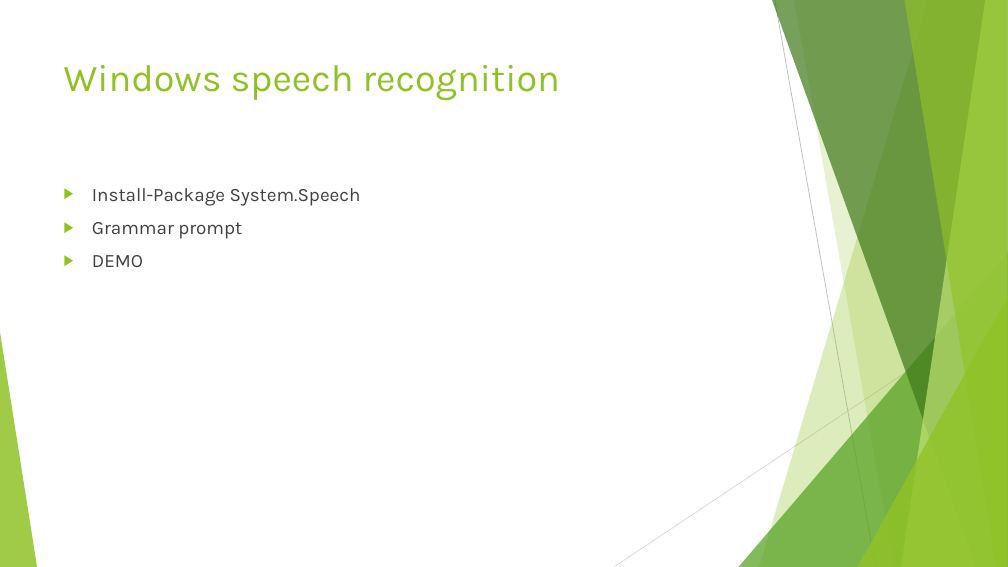
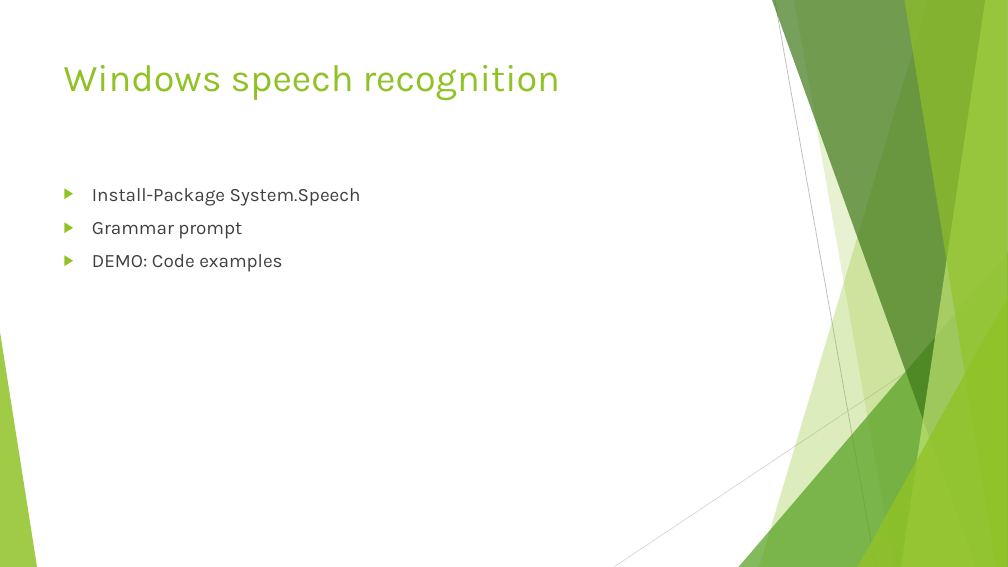
Before and after one commit to johnstaveley/JaaS, a slide deck: slide 7 of JaaS.pptx. Drawn at 1008x567 pixels with LibreOffice and Linux fonts; fonts in the diff are those of the drawing. Boxes give left, top, right and bottom in pixels: in the first picture for what was removed or moved away, otherwise in the second. Text is boxed around its words. In the diff, an @@ line names an element or a change of style, - is before the commit and + after.

```diff
--- a/JaaS.pptx
+++ b/JaaS.pptx
@@ text at (92,254,282,272): text changed @@
-▶ DEMO
+▶ DEMO: Code examples
```
Also in this commit, not shown: 5 other slides changed, 1 slide added.
